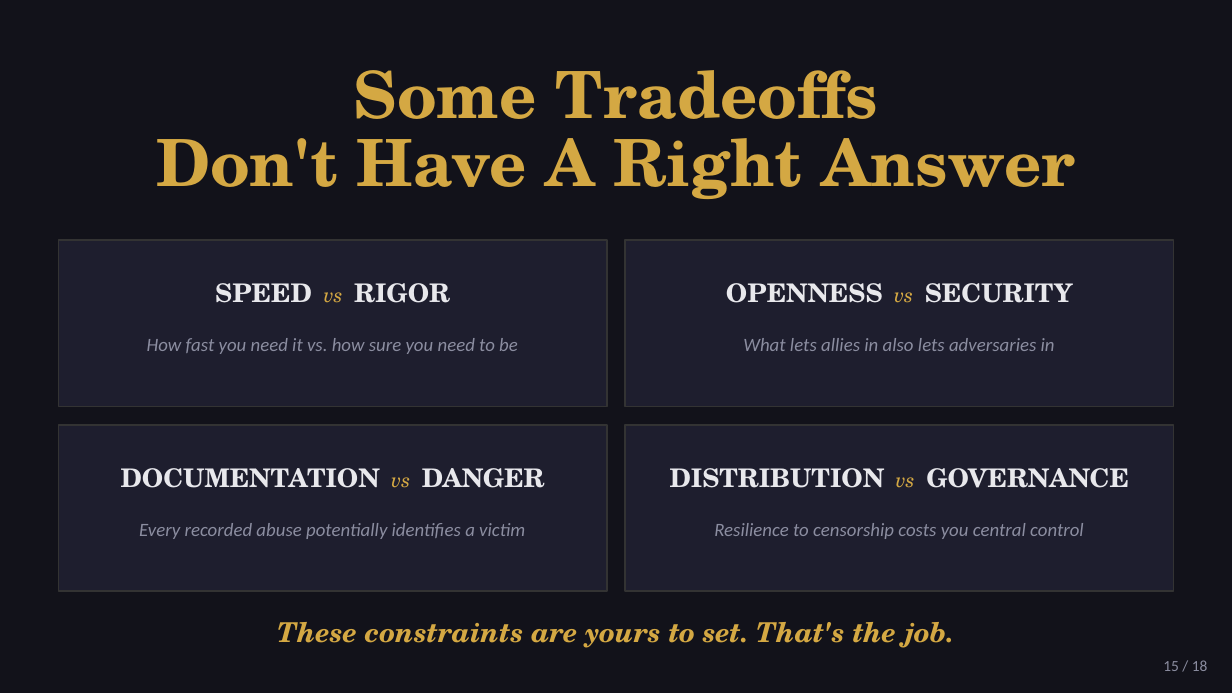
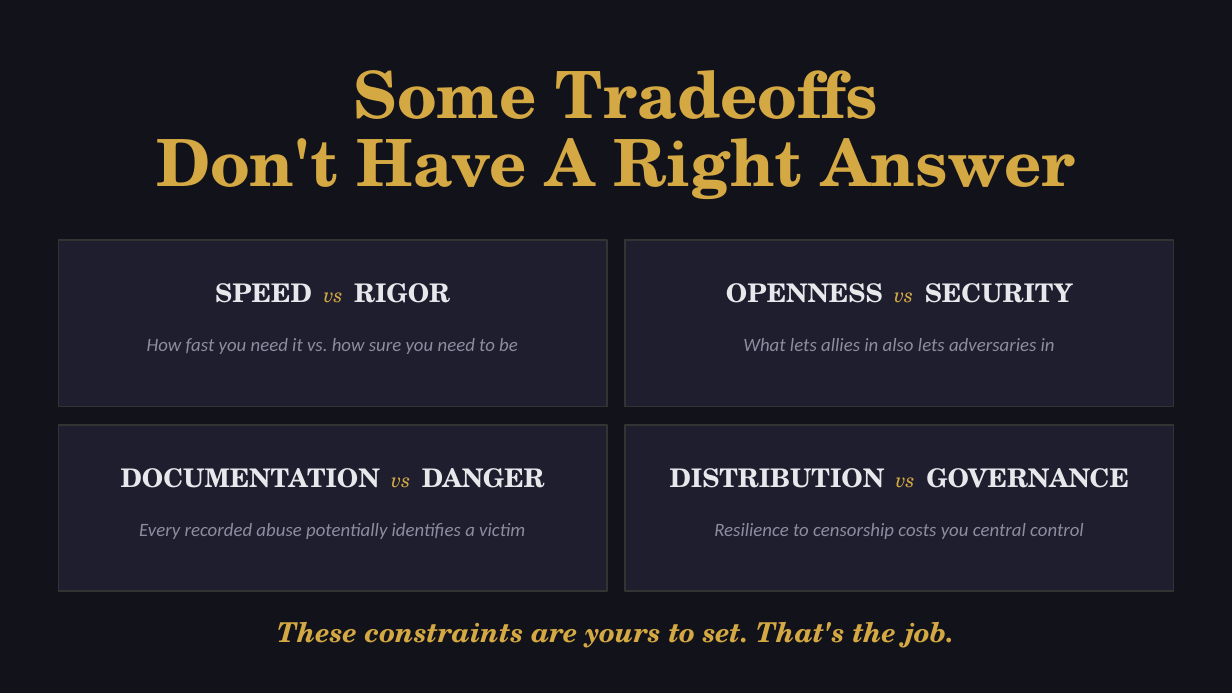
Before and after one commit to dreyco676/Crowd-Sourced-Truth, a slide deck: slide 17 of crowd-sourced-truth-deck.pptx. Drawn at 1232x693 pixels with LibreOffice and Linux fonts; fonts in the diff are those of the drawing. Boxes give left, top, right and bottom in pixels: in the first picture for what was removed or moved away, otherwise in the second. Text is boxed around its words. In the diff, an @@ line names an element or a change of style, - is before the commit and + after.

```diff
--- a/crowd-sourced-truth-deck.pptx
+++ b/crowd-sourced-truth-deck.pptx
@@ text removed at [1163, 660, 1208, 671] @@
-15 / 18
```
Also in this commit, not shown: 15 other slides changed.
